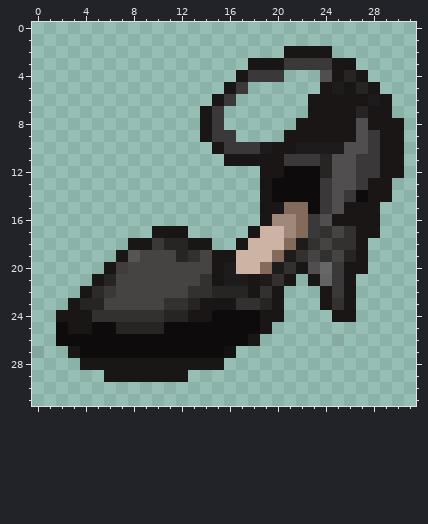
Two versions of one pixel-art sprite, media/textures/item_FancyShoesBlack.png. That is the earlier state.
The file is 32x32 pixels. Pixels under 10% opacity are left out. Colours within 5 levels of each other are drawn and written as one.
Once edited:
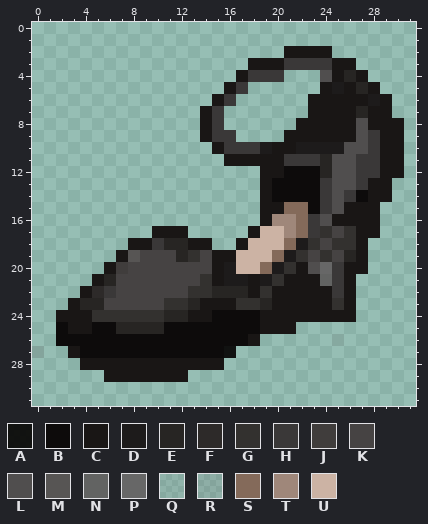
Palette (. is transparent): A #0c0b0af4  B #0d0b0b  C #191615  D #1d1b1b  E #272523  F #2d2a29  G #33312f  H #3a3838  J #403d3c  K #464343  L #504e4e  M #575554  N #626261fd  P #676767fe  Q #69696921  R #69696930  S #846a5a  T #9f877a  U #ccb3a4
Change:
Changed rows in their new state; - is an unchanged pixel.
first column x 20:
21 --C--
22 -CCC-
23 -CCC-
24 -CCCC
25 CC---
